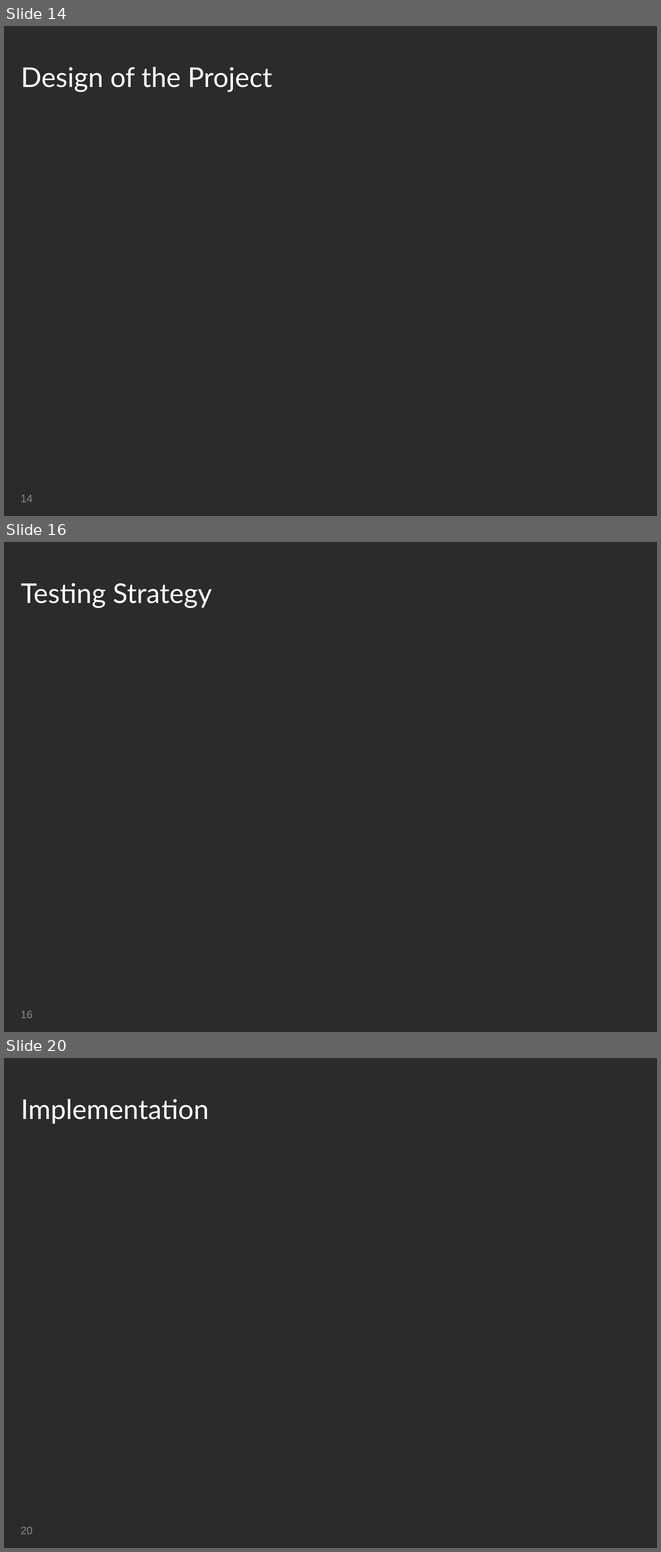
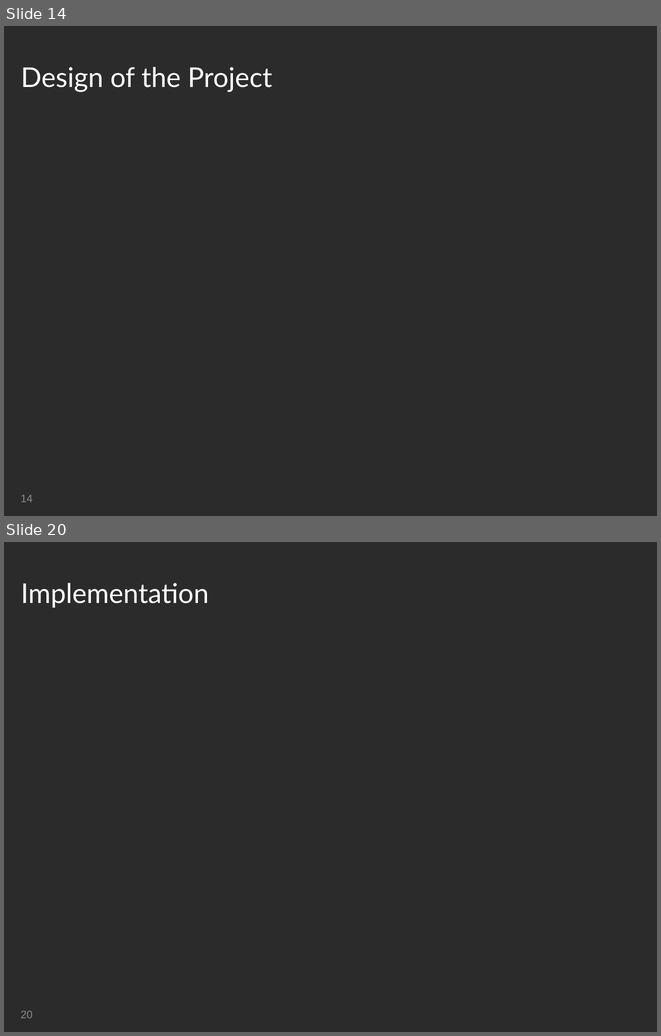
Before and after one commit to mateuszgolab/applications-in-high-end-computing, a slide deck: Presentation/Group Presentation - Csaba.ppt. Shown one above the other, each under a label of ours: slides 14, 16 and 20 before the commit, slides 14 and 20 after it; the slides between them are not shown. The pictures are 661x1552 and 661x1036 pixels, drawn with LibreOffice and Linux fonts; fonts in the diff are those of the drawing; background and template pictures are left out; a plain dark background stands for a picture behind light text. Boxes give left, top, right and bottom in pixels: in the first picture for what was removed or moved away, otherwise in the second. Text is boxed around its words. In the diff, an @@ line names an element or a change of style, - is before the commit and + after.

```diff
--- a/Presentation/Group Presentation - Csaba.ppt
+++ b/Presentation/Group Presentation - Csaba.ppt
@@ slide 16 removed at (4,542,657,1032), background picture (left out); not listed: 1 template element that a slide beside it also shows @@
@@ title removed at (21,583,212,608) @@
-Testing Strategy
@@ page number removed at (20,1011,33,1018) @@
-16
```
Also in this commit, not shown: 1 slide changed, 4 slides added, 3 other slides removed.
